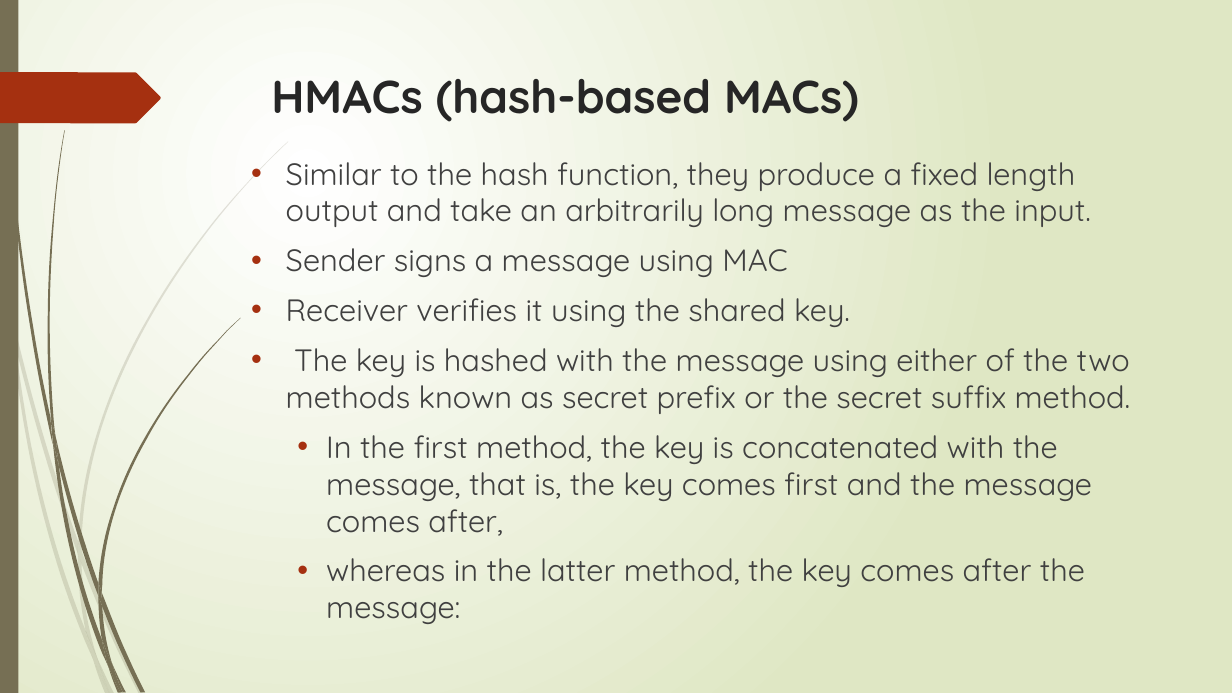
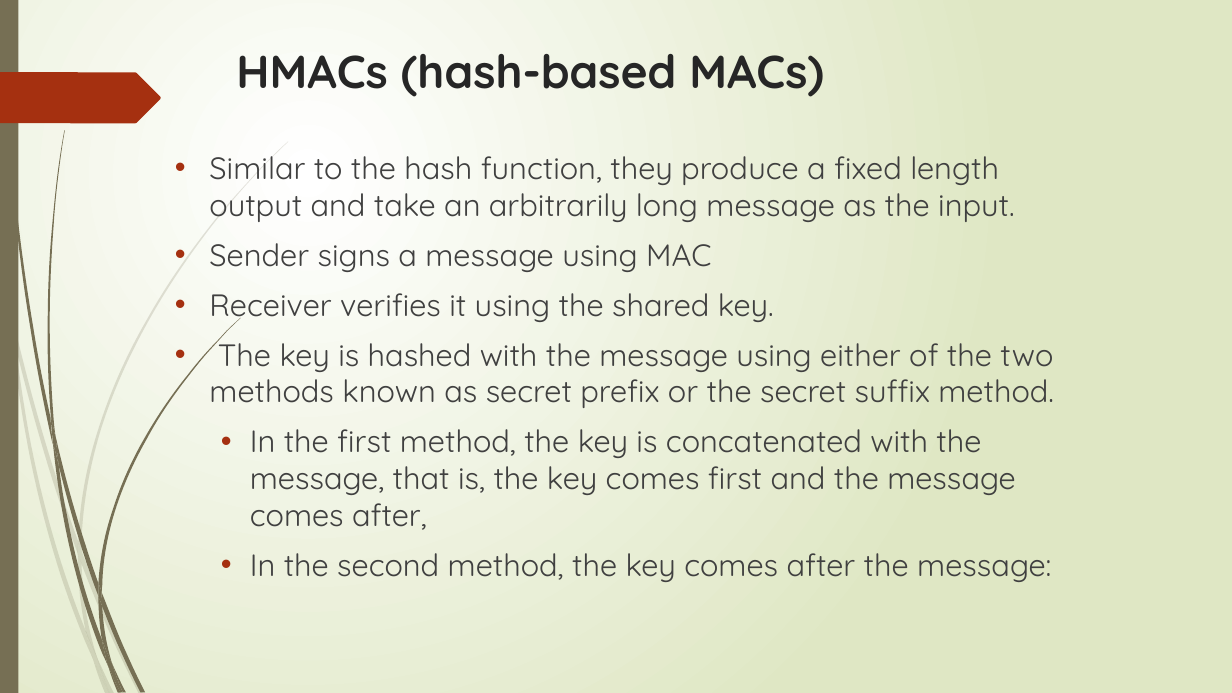
Before and after one commit to sanjayshimoga/nmit-blockchain-DApps, a slide deck: slide 81 of Hash functions.pptx. Drawn at 1232x693 pixels with LibreOffice and Linux fonts; fonts in the diff are those of the drawing. Boxes give left, top, right and bottom in pixels: in the first picture for what was removed or moved away, otherwise in the second. Text is boxed around its words. In the diff, an @@ line names an element or a change of style, - is before the commit and + after.

```diff
--- a/Hash functions.pptx
+++ b/Hash functions.pptx
@@ title "HMACs (hash-based MACs)": place and size @@
-title "HMACs (hash-based MACs)" at box(271, 79, 859, 122)
+title "HMACs (hash-based MACs)" at box(236, 54, 824, 97)
@@ text "Similar to the hash function, ...": place and size @@
-text "Similar to the hash function, ..." at box(286, 162, 1131, 624)
+text "Similar to the hash function, ..." at box(209, 156, 1054, 582)
@@ text at box(250, 553, 1051, 582): text changed @@
-  • whereas in the latter method, the key comes after the message:
+  • In the second method, the key comes after the message:
```
Also in this commit, not shown: 23 other slides changed, 2 slides added, 1 slide removed, 2 other files.
